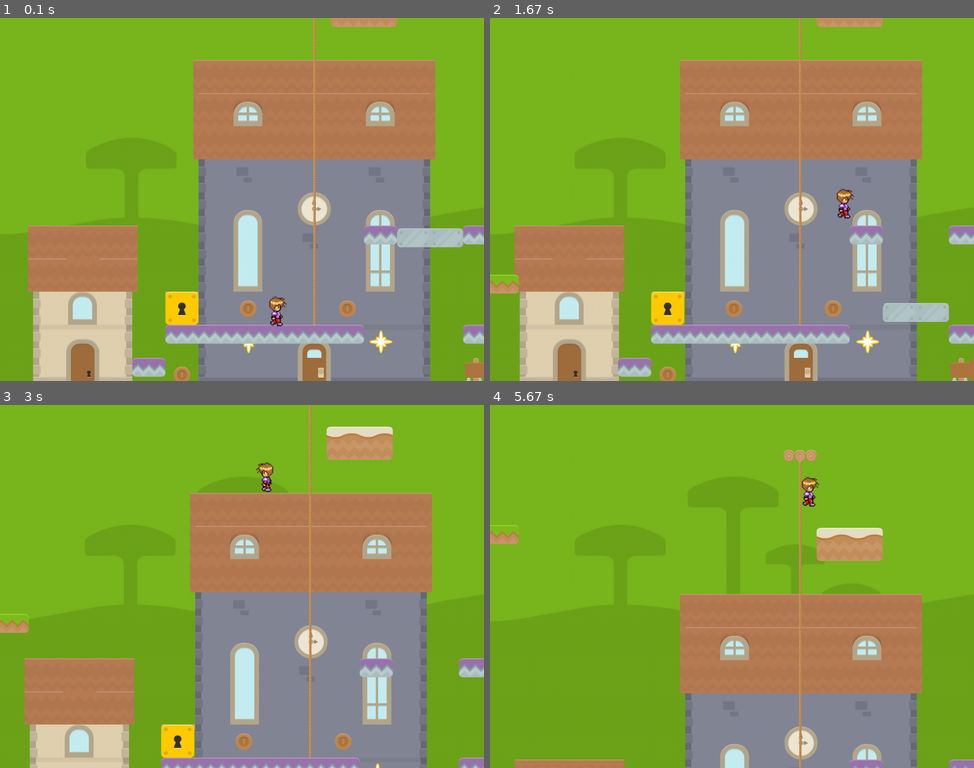
Above: before the commit, frames 1-4 (two rows, left to right).
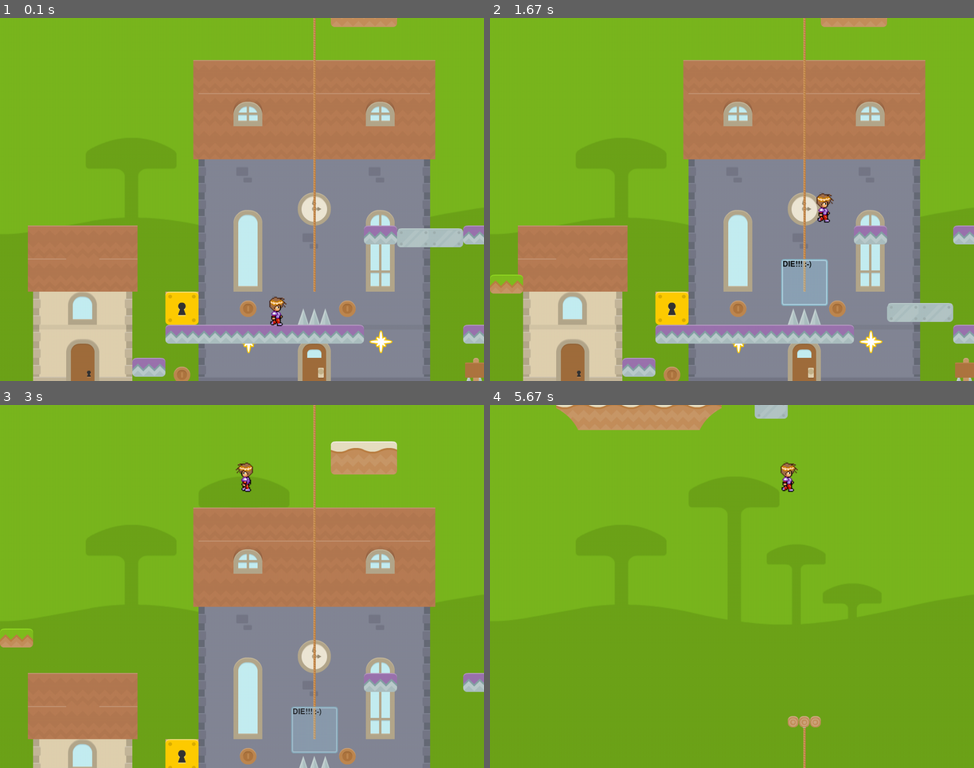
Above: after the commit, the same moments.

Repository: dkmstr/pygame-framework
Game: pygame game, started from resources/test.py
Same seed, same stepped clock (60 frames per second), same inputs: the game is played once before the commit and once after it. The source is Python 2; it was converted automatically to run under Python 3.
Inputs:
- Up to frame 1 (0.1 s): no input
- Up to frame 2 (1.67 s): hold Right 0.33-0.8 s; hold Up 0.83-1.13 s; tap Space at 0.9, 1.23, 1.53 s; hold Right 1.17-1.63 s
- Up to frame 3 (3 s): hold Left 1.67-2.2 s; tap Space at 1.73, 2.03, 2.3, 2.63, 2.93 s; hold Down 2.23-2.53 s; hold Left 2.57-2.97 s
- Up to frame 4 (5.67 s): hold Up 3-3.37 s; tap Space at 3.07, 3.47, 3.77, 4.13, 4.53, 4.83, 5.03, 5.33, 5.53 s; hold Right 3.4-4.03 s; hold Down 4.07-4.43 s; hold Left 4.47-4.93 s; hold Right 4.97-5.43 s; hold Up from 5.47 s (still down)

The runs differ from the first frame. In frame 1, 0.2% of the frame differs, in the area x 61-69%, y 75-85%; in frame 2, 9.3%; in frame 3, 18%; in frame 4, 29%, in the area x 0-100%, y 0-100%.

Commit message:
added cache utilites to player and platform

Diff:
--- a/resources/data/maps/kenney/level-test-0.tmx
+++ b/resources/data/maps/kenney/level-test-0.tmx
@@ -352,7 +352,7 @@
  </objectgroup>
  <layer name="Map" width="100" height="30">
   <data encoding="base64">
-   AAAAAAAAAAAAAAAAAAAAAAAAAAAAAAAAAAAAAAAAAAAAAAAAAAAAAAAAA …(12217 unchanged characters)… AAAAAAAAAAAAAAAAAAADcAAAAAAAAAAAAAAAAAAACWAAAAAAAAAAAAAAAAAAAAAAAAAAAAAAAAAAAAAAAAAA …(3642 unchanged characters)…
+   AAAAAAAAAAAAAAAAAAAAAAAAAAAAAAAAAAAAAAAAAAAAAAAAAAAAAAAAA …(12217 unchanged characters)… AAAAAAAAAAAAAAAAAAADcAAAAAAAAAAAAAAAAAAAB9AgAAAAAAAAAAAAAAAAAAAAAAAAAAAAAAAAAAAAAAAA …(3642 unchanged characters)…
   </data>
  </layer>
  <layer name="Actors" width="100" height="30">
--- a/resources/game/effects/fading_text_effect.py
+++ b/resources/game/effects/fading_text_effect.py
@@ -12,7 +12,6 @@
 class FadingTextEffect(Effect):
     def __init__(self, x, y, text, fontSize=60, fontColor=(0, 0, 0), ticks=200):
         Effect.__init__(self, pygame.Rect(x, y, 0, 0))
-
 
         font = pygame.font.Font(None, fontSize)
 
--- a/resources/player.py
+++ b/resources/player.py
@@ -7,7 +7,7 @@
 from game.animation import FlippedAnimation
 from game.sound.sound import SoundsStore
 from game.effects import FadingTextEffect
-from game.collision_cache import CollisionCache
+from game.collision_cache import WithCollisionCache
 
 import logging
 
@@ -19,10 +19,15 @@
 SCREEN_BORDER_X = 300
 SCREEN_BORDER_Y = 180
 
-class Player(Actor):
+class Player(Actor, WithCollisionCache):
     def __init__(self, parentMap, fromTile, actorType, x=0, y=0, w=None, h=None):
         #Actor.__init__(self, parentMap, fromTile, actorType, x, y, 52, 66)
         Actor.__init__(self, parentMap, fromTile, actorType, x, y)
+        WithCollisionCache.__init__(self, parentMap,
+                                    cachesActors=True,
+                                    cachesObjects=True,
+                                    cacheThreshold=32,
+                                    collisionRangeCheck=128)
         # Used sounds
         SoundsStore.store.storeSoundFile('foot_left', 'step_grass_l.ogg', volume=0.3)
         SoundsStore.store.storeSoundFile('foot_right', 'step_grass_r.ogg', volume=0.3)
@@ -39,28 +44,13 @@
         self.animationRight = FlippedAnimation(self.animationLeft)
         self.animation = self.animationRight
         self.keys = {}
-        self.collisionCache = CollisionCache(parentMap, cachesActors=True,
-                                            cachesObjects=True,
-                                            cacheThreshold=32,
-                                            collisionRangeCheck=128)
         self.alive = True
 
         # What the player has
         self.hasYellowKey = False
 
-    def resetCollisionsCache(self):
-        self.collisionCache.resetCache(self.rect)
-
-    def updateCollisionsCache(self):
-        self.collisionCache.updateCollisionsCache(self.rect)
-
-    def getCollisions(self):
-        colRect = self.rect.move(self.xOffset, self.yOffset)  # Actor position is not exactly where it collides
-        return self.collisionCache.getObjectsCollisions(colRect)
-
-    def getActorsCollisions(self):
-        colRect = self.rect.move(self.xOffset, self.yOffset)  # Actor position is not exactly where it collides
-        return self.collisionCache.getActorsCollissions(colRect)
+    def getColRect(self):
+        return self.rect.move(self.xOffset, self.yOffset)
 
     def checkXCollisions(self, offset):
         if offset == 0:
Not shown, changed: resources/test.wpu
